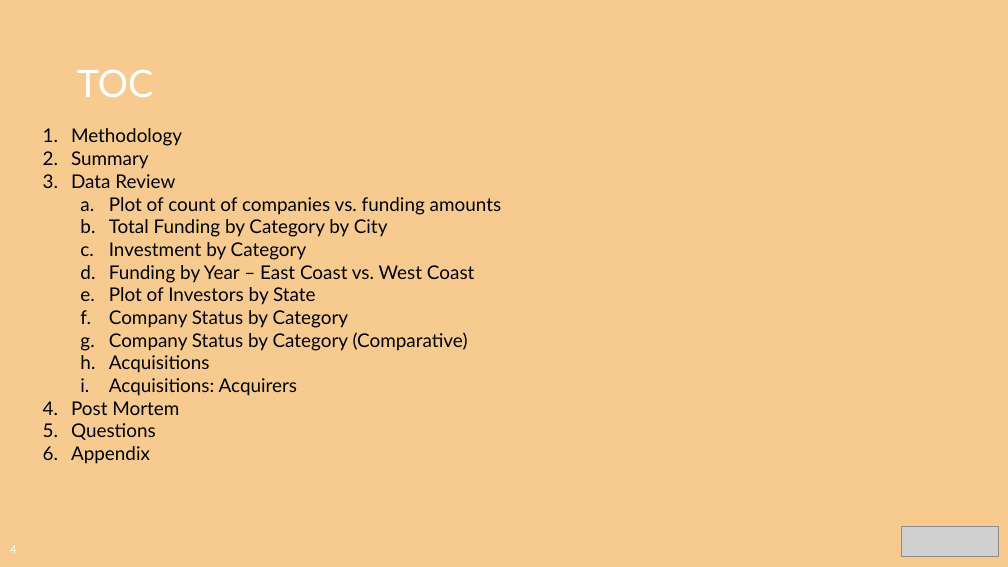
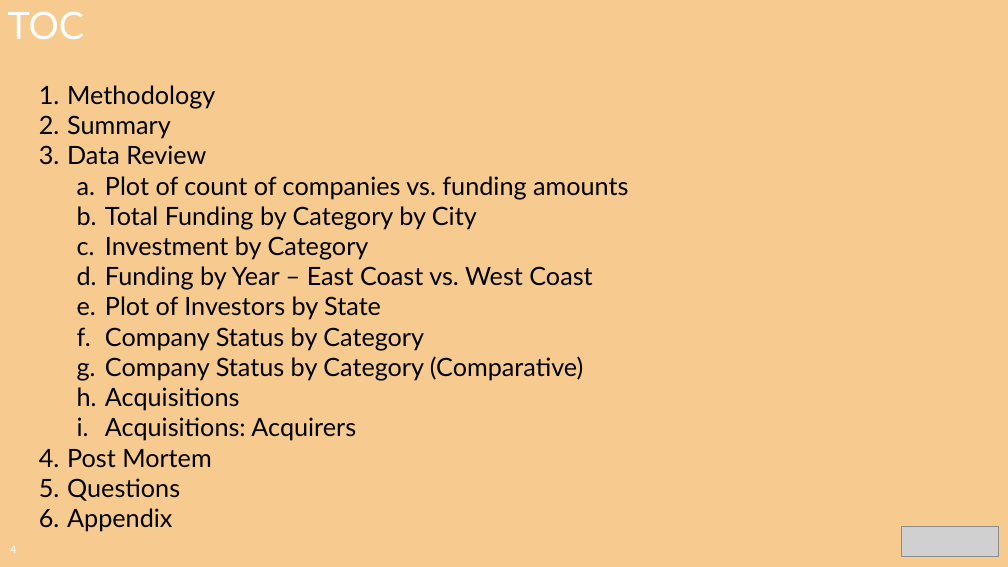
Before and after one commit to CharlesPBiggar/Data-Analytics-Project-1, a slide deck: slide 4 of Presentation/GiterDun Presentation.pptx. Drawn at 1008x567 pixels with LibreOffice and Linux fonts; fonts in the diff are those of the drawing; grey boxes stand for pictures; background and template pictures are left out. Boxes give left, top, right and bottom in pixels: in the first picture for what was removed or moved away, otherwise in the second. Text is boxed around its words. In the diff, an @@ line names an element or a change of style, - is before the commit and + after.

```diff
--- a/Presentation/GiterDun Presentation.pptx
+++ b/Presentation/GiterDun Presentation.pptx
@@ title "TOC": place and size @@
-title "TOC" at <box>77,69,154,97</box>
+title "TOC" at <box>8,11,85,39</box>
@@ text "Methodology": place and size @@
-text "Methodology" at <box>71,128,502,464</box>
+text "Methodology" at <box>67,85,628,532</box>
@@ text "Methodology" at <box>67,85,628,532</box>: size 18 to 24 pt @@
```
Also in this commit, not shown: 14 other slides changed, 2 other files.
